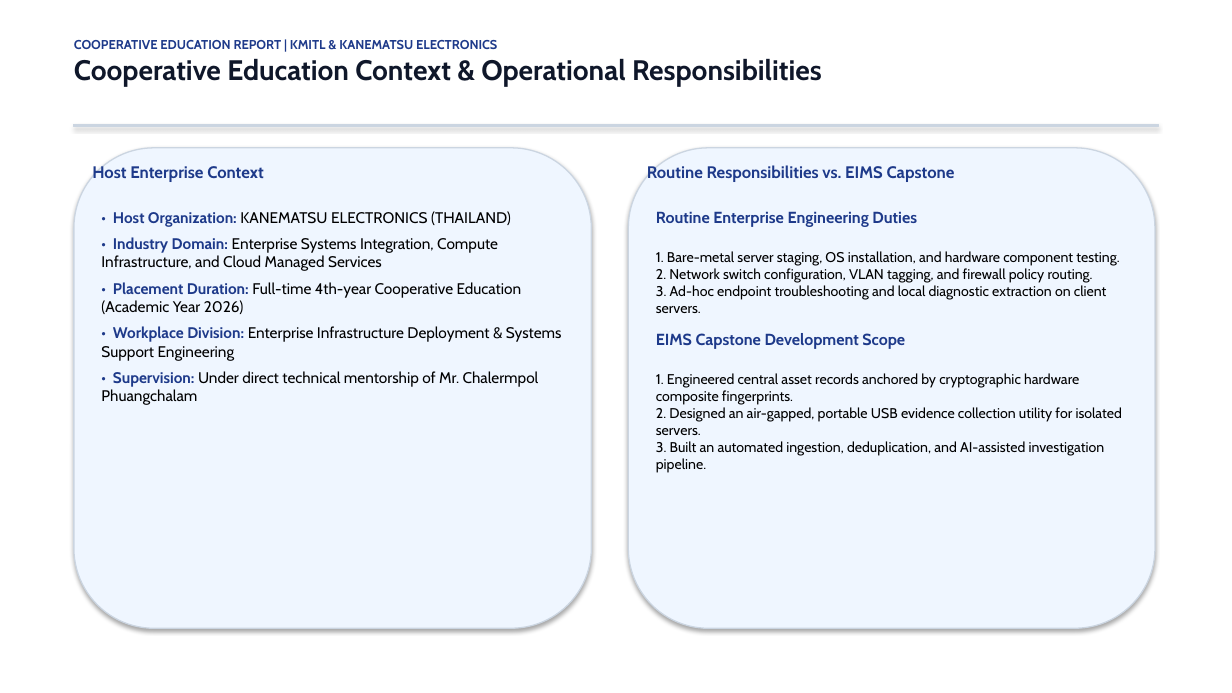
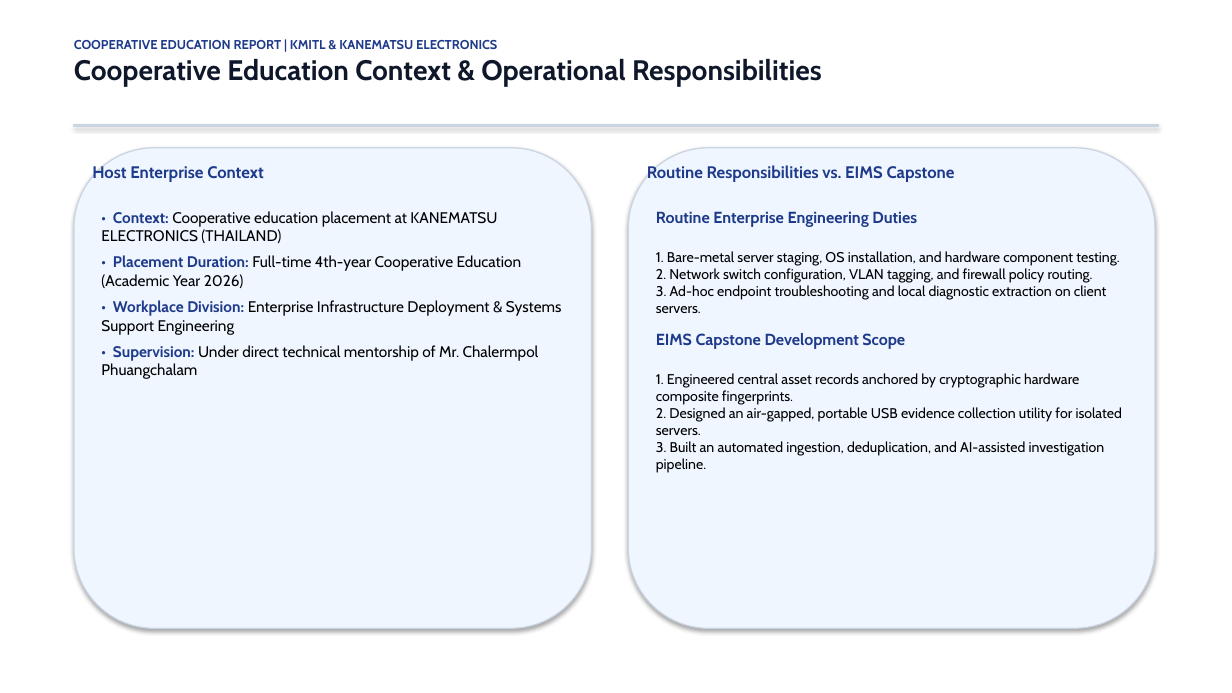
Before and after one commit to Ratthabhumi/EIMS, a slide deck: slide 2 of docs/presentation/EIMS_COOP_PRESENTATION_2026.pptx. Drawn at 1232x693 pixels with LibreOffice and Linux fonts; fonts in the diff are those of the drawing. Boxes give left, top, right and bottom in pixels: in the first picture for what was removed or moved away, otherwise in the second. Text is boxed around its words. In the diff, an @@ line names an element or a change of style, - is before the commit and + after.

```diff
--- a/docs/presentation/EIMS_COOP_PRESENTATION_2026.pptx
+++ b/docs/presentation/EIMS_COOP_PRESENTATION_2026.pptx
@@ text at (x1=101, y1=211, x2=497, y2=243): text changed @@
-• Host Organization: KANEMATSU ELECTRONICS (THAILAND)
-• Industry Domain: Enterprise Systems Integration, Compute Infrastructure, and Cloud Managed Services
+• Context: Cooperative education placement at KANEMATSU ELECTRONICS (THAILAND)
```
Also in this commit, not shown: 2 other slides changed, 7 other files.
